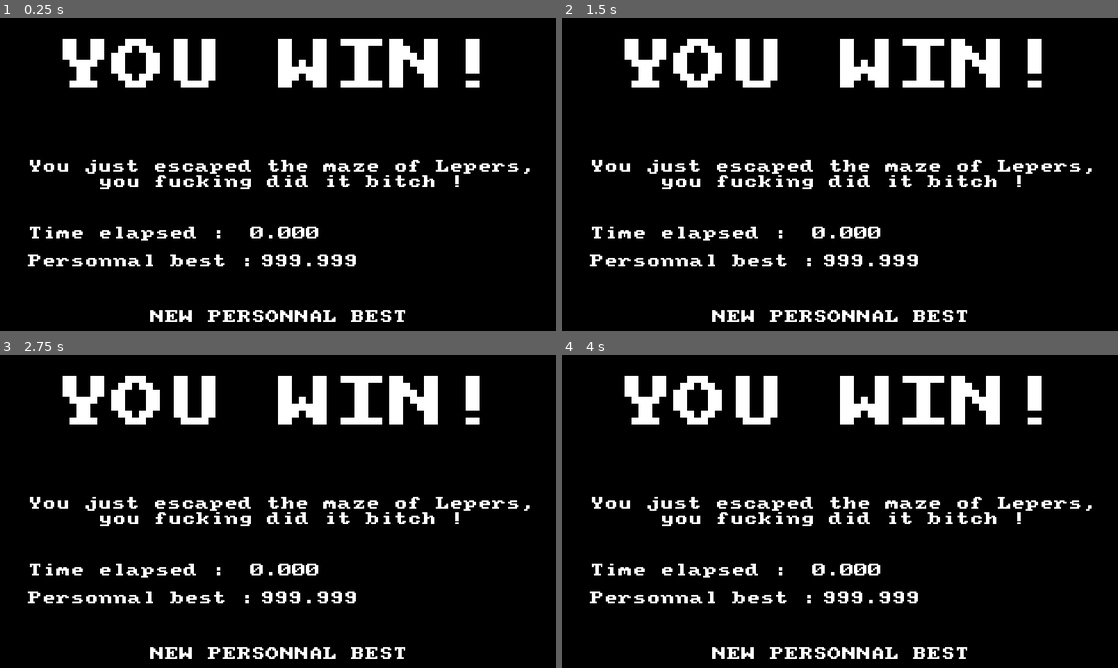
Above: before the commit, frames 1-4 (two rows, left to right).
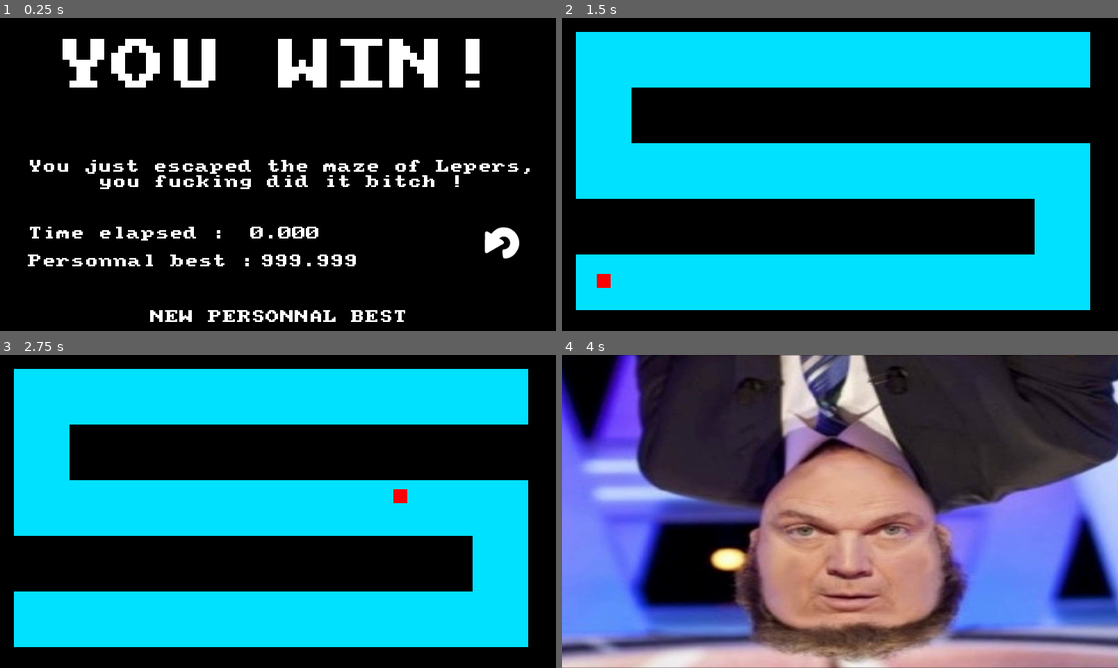
Above: after the commit, the same moments.

Repository: djalexkidd/horror-maze
Game: Godot game, scene res://scenes/WinScreen.tscn
The game is run twice, just before and just after one commit, with the same random seed, the same clock (stepped at 60 frames per second) and the same inputs. This scene is started directly instead of the project's main scene. Sound files missing from this copy of the repository are replaced by a short silence.
Inputs (mouse positions are in pixels of both pictures, inside the frame that each line leads up to):
- Up to frame 1 (0.25 s): no input
- Up to frame 2 (1.5 s): click (1062, 240) at 0.52 s; click (600, 280) at 1.25 s, where only the run after the commit has a clickable "START"
- Up to frame 3 (2.75 s): tap Enter at 2 s; move the mouse to (400, 495) at 2.02 s
- Up to frame 4 (4 s): tap Space at 2.75 s; move the mouse to (728, 527) at 2.77 s; tap Enter at 3.5 s; move the mouse to (895, 442) at 3.52 s

The runs differ from the first frame. In frame 1, 0.4% of the frame differs, in the area x 87-94%, y 66-77%; in frame 2, 54%; in frame 3, 54%; in frame 4, 94%, in the area x 0-100%, y 0-100%.

Commit message:
Bouton pour retourner au menu

Diff:
--- a/scenes/Menu.tscn
+++ b/scenes/Menu.tscn
@@ -55,7 +55,7 @@
 margin_top = 560.0
 margin_right = 143.0
 margin_bottom = 649.0
-text = "COMMENCER"
+text = "START"
 
 [node name="FullScreenButton" type="TextureButton" parent="."]
 anchor_left = 1.0
--- a/scenes/WinScreen.tscn
+++ b/scenes/WinScreen.tscn
@@ -1,7 +1,8 @@
-[gd_scene load_steps=5 format=2]
+[gd_scene load_steps=6 format=2]
 
 [ext_resource path="res://assets/amstrad_cpc464.ttf" type="DynamicFontData" id=1]
 [ext_resource path="res://scripts/WinScreen.gd" type="Script" id=2]
+[ext_resource path="res://assets/return.png" type="Texture" id=3]
 
 [sub_resource type="DynamicFont" id=1]
 size = 128
@@ -112,3 +113,13 @@
 custom_fonts/font = SubResource( 2 )
 text = "NEW PERSONNAL BEST"
 align = 1
+
+[node name="RestartButton" type="TextureButton" parent="."]
+margin_left = 1088.0
+margin_top = 448.0
+margin_right = 1216.0
+margin_bottom = 576.0
+texture_normal = ExtResource( 3 )
+expand = true
+
+[connection signal="pressed" from="RestartButton" to="." method="_on_RestartButton_pressed"]
--- a/scripts/WinScreen.gd
+++ b/scripts/WinScreen.gd
@@ -17,3 +17,6 @@
 	save_file.open("user://pb.json", File.WRITE)
 	save_file.store_line(to_json(data))
 	save_file.close()
+
+func _on_RestartButton_pressed():
+	get_tree().change_scene("res://scenes/Menu.tscn")
